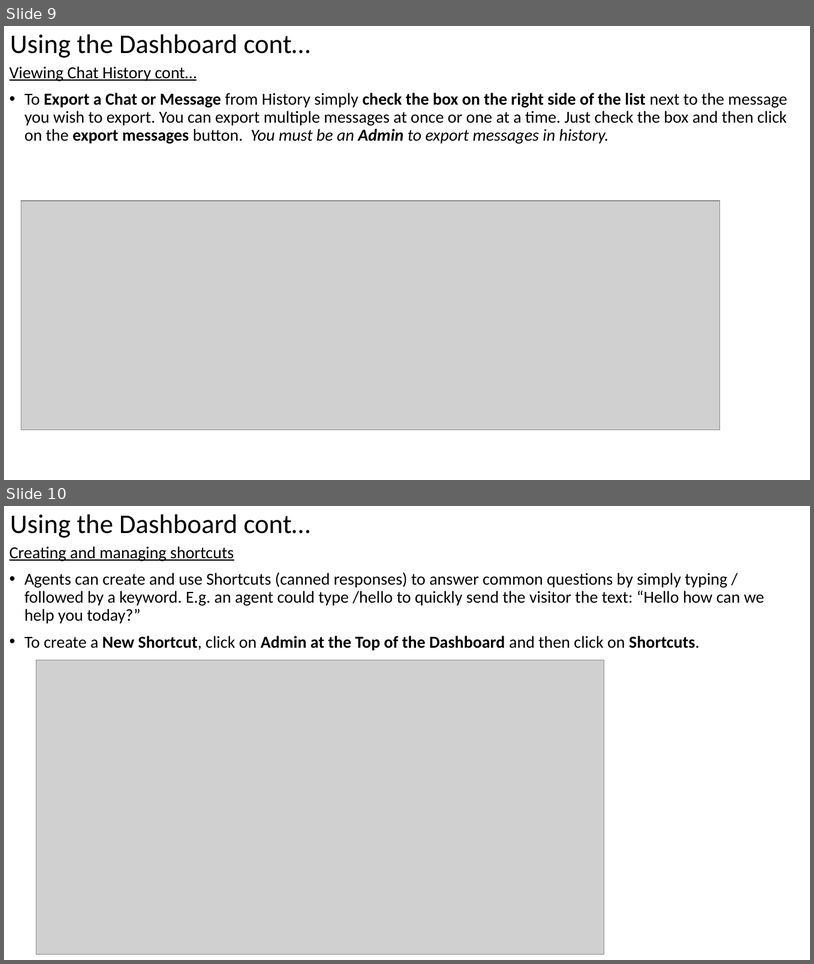
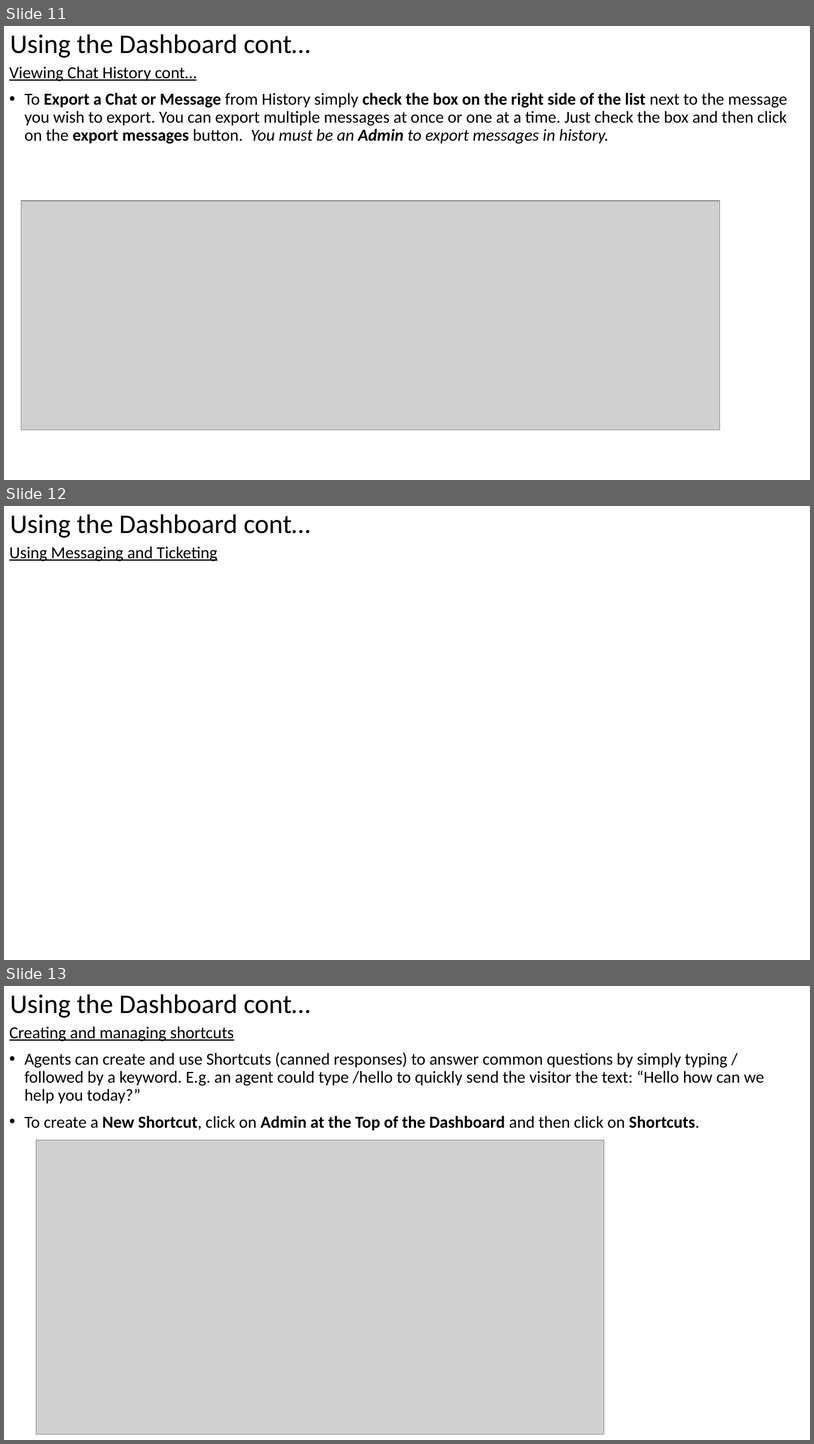
Before and after one commit to peterchege/platform, a slide deck: Tawt to documentation report.pptx. Shown one above the other, each under a label of ours: slides 9 and 10 before the commit, slides 11, 12 and 13 after it. The pictures are 814x964 and 814x1444 pixels, drawn with LibreOffice and Linux fonts; fonts in the diff are those of the drawing; grey boxes stand for pictures. Boxes give left, top, right and bottom in pixels: in the first picture for what was removed or moved away, otherwise in the second. Text is boxed around its words. In the diff, an @@ line names an element or a change of style, - is before the commit and + after.

```diff
--- a/Tawt to documentation report.pptx
+++ b/Tawt to documentation report.pptx
@@ slide 12 added at [4, 506, 810, 960], background #FFFFFF @@
@@ text added at [10, 514, 311, 538], 32 pt, text #000000 @@
+Using the Dashboard cont…
@@ text added at [9, 546, 218, 561], 20 pt, text #000000, underline @@
+Using Messaging and Ticketing
@@ what was slide 9 is now slide 11 @@
@@ what was slide 10 is now slide 13 @@
```
Also in this commit, not shown: 3 slides changed, 2 other slides added.
